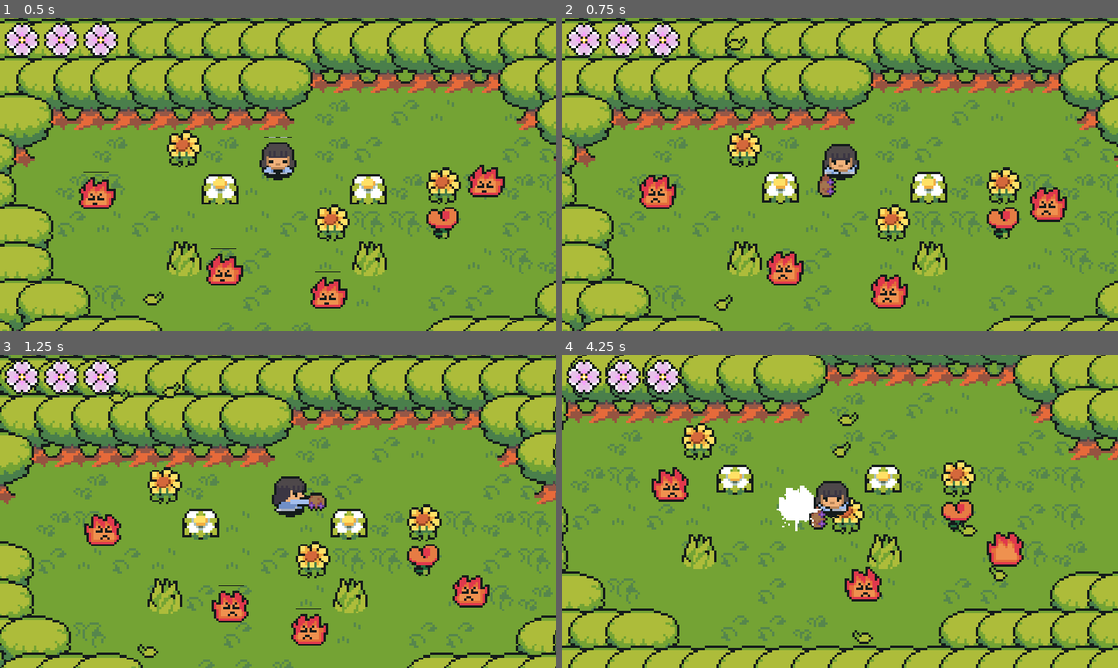
Above: before the commit, frames 1-4 (two rows, left to right).
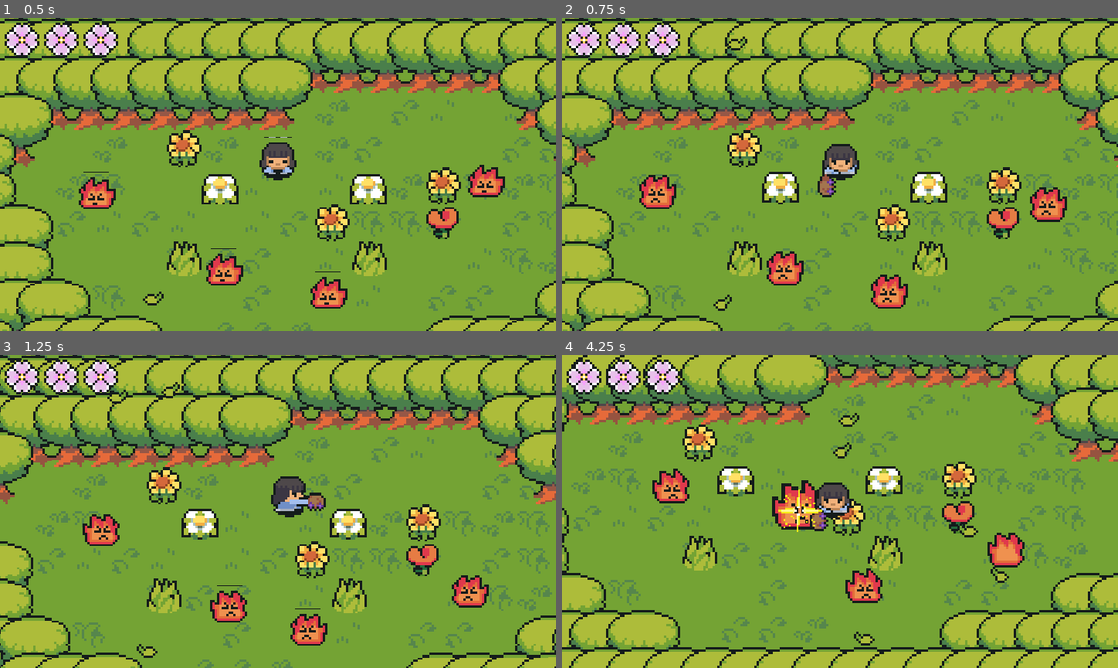
Above: after the commit, the same moments.

Repository: gynura/to_you
Game: Godot game, scene res://scenes/maps/world.tscn
Two runs of this game, one before a commit and one after it. Both use one fixed random seed, a clock stepped at 60 frames per second and the inputs below.
Inputs:
- Up to frame 1 (0.5 s): no input
- Up to frame 2 (0.75 s): hold D (ui_right) from 0.53 s (still down); hold J (attack_button) from 0.53 s (still down)
- Up to frame 3 (1.25 s): keep holding D (ui_right); keep holding J (attack_button)
- Up to frame 4 (4.25 s): release D (ui_right) at 1.28 s; release J (attack_button) at 1.28 s; hold S (ui_down) 1.28-2.03 s; tap E (interact_button) at 1.35, 2.85 s; hold D (ui_right) 2.03-2.78 s; hold J (attack_button) 2.03-2.78 s; hold W (ui_up) 2.78-3.53 s; hold A (ui_left) from 3.53 s (still down); hold J (attack_button) from 3.53 s (still down)

Frame 1 is identical in both runs. In frame 2, 0.2% of the frame differs, in the area x 0-100%, y 20-97%; in frame 3, 6.3%; in frame 4, 16%, in the area x 0-100%, y 0-100%.

Commit message:
juicy camera shake for hits

Diff:
--- a/scenes/UI/GUI.gd
+++ b/scenes/UI/GUI.gd
@@ -6,6 +6,5 @@
 	$HealthContainer.setMaxFlowers(player.MAX_HEALTH/4)
 	$HealthContainer.updateFlowers(player.currentHealth)
 
-
 func _on_player_health_change():
 	$HealthContainer.updateFlowers(player.currentHealth)
--- a/scenes/enemies/flame_enemy.gd
+++ b/scenes/enemies/flame_enemy.gd
@@ -8,6 +8,7 @@
 @export var endPoint: Marker2D
 var animationDirection
 var limitBeforeChangingDirection = 0.5
+var currentHealth = 3
 # Definition of the behaviour types of this enemy
 enum{
 	MOVE_FREELY,
@@ -115,11 +116,15 @@
 
 func hittedEnemy():
 	tween = create_tween()
-	tween.tween_property(self,"modulate",Color(50,50,50),0.1)
-	tween.tween_property(self,"modulate",Color.WHITE,0.1)
-
+	tween.set_ease(tween.EASE_OUT)
+	tween.set_trans(Tween.TRANS_CIRC)
+	tween.tween_property($AnimatedSprite2D,"scale",Vector2(1.5,1.5),0.1)
+	tween.tween_property($AnimatedSprite2D,"scale",Vector2.ONE,0.1)
+	tween.tween_property($AnimatedSprite2D,"modulate",Color(50,50,50),0.1)
+	tween.tween_property($AnimatedSprite2D,"modulate",Color.WHITE,0.1)
 
 func playerHit():
-	# TODO subtract enemy's HP
 	hittedEnemy()
 	$HitFx.emitting = true
+	currentHealth -= 1
+	# TODO death animation/vanishing effect
--- a/scenes/player.gd
+++ b/scenes/player.gd
@@ -116,8 +116,8 @@
 func _on_weapon_attack_end():
 	blockMovement = false
 
-func _on_weapon_hit_enemy():
-	emit_signal("hurt_enemy")
-
 func _on_weapon_next_attack():
 	canAttack = true
+
+func _on_weapon_enemy_hit():
+	emit_signal("hurt_enemy")
--- a/scenes/player.tscn
+++ b/scenes/player.tscn
@@ -1,8 +1,9 @@
-[gd_scene load_steps=23 format=3 uid="uid://c6p6x8iafg34y"]
+[gd_scene load_steps=24 format=3 uid="uid://c6p6x8iafg34y"]
 
 [ext_resource type="Texture2D" uid="uid://diq5eoc6cw8ua" path="res://assets/sprites/characters/heroine.png" id="1_js555"]
 [ext_resource type="Script" path="res://scenes/player.gd" id="1_tmc20"]
 [ext_resource type="Texture2D" uid="uid://8yxjss2chffo" path="res://assets/sprites/characters/Shadow.png" id="2_20v04"]
+[ext_resource type="Script" path="res://scenes/screenShakeCamera.gd" id="3_o8il7"]
 [ext_resource type="PackedScene" uid="uid://0ocf08du6ep5" path="res://scenes/weapon.tscn" id="4_8lupc"]
 
 [sub_resource type="Animation" id="Animation_cp6nb"]
@@ -306,6 +307,9 @@
 
 [node name="Camera2D" type="Camera2D" parent="."]
 position_smoothing_enabled = true
+script = ExtResource("3_o8il7")
+
+[node name="ScreenShakeTimer" type="Timer" parent="Camera2D"]
 
 [node name="Shadow" type="Sprite2D" parent="."]
 z_index = -1
@@ -340,11 +344,13 @@
 [connection signal="attack" from="." to="Weapon" method="_on_player_attack"]
 [connection signal="attack_position_changed" from="." to="Weapon" method="_on_player_attack_position_changed"]
 [connection signal="end_attack" from="." to="Weapon" method="_on_player_end_attack"]
+[connection signal="hurt_enemy" from="." to="Camera2D" method="_on_player_hurt_enemy"]
+[connection signal="timeout" from="Camera2D/ScreenShakeTimer" to="Camera2D" method="_on_screen_shake_timer_timeout"]
 [connection signal="timeout" from="ActionAnimations" to="." method="_on_timer_timeout"]
 [connection signal="timeout" from="ActionAnimations" to="." method="_on_action_animations_timeout"]
 [connection signal="area_entered" from="HurtBox" to="." method="_on_hurt_box_area_entered"]
 [connection signal="area_exited" from="HurtBox" to="." method="_on_hurt_box_area_exited"]
 [connection signal="timeout" from="HurtTimer" to="." method="_on_hurt_timer_timeout"]
 [connection signal="attack_end" from="Weapon" to="." method="_on_weapon_attack_end"]
-[connection signal="hit_enemy" from="Weapon" to="." method="_on_weapon_hit_enemy"]
+[connection signal="enemy_hit" from="Weapon" to="." method="_on_weapon_enemy_hit"]
 [connection signal="next_attack" from="Weapon" to="." method="_on_weapon_next_attack"]
--- /dev/null
+++ b/scenes/screenShakeCamera.gd
@@ -0,0 +1,30 @@
+extends Camera2D
+
+# ScreenShake variables
+var shake_amount: float = 0
+@onready var default_offset: Vector2 = offset
+var pos_x: int
+var pos_y: int
+
+# Called when the node enters the scene tree for the first time.
+func _ready():
+	set_process(true)
+	randomize()
+
+func _process(delta):
+	offset = Vector2(randf_range(-1, 1) * shake_amount, randf_range(-1, 1) * shake_amount)
+
+func shakeCamera(time: float, amount: float):
+	print_debug("zanahoria")
+	$ScreenShakeTimer.wait_time = time
+	shake_amount = amount
+	set_process(true)
+	$ScreenShakeTimer.start()
+
+func _on_screen_shake_timer_timeout():
+	set_process(false)
+	Tween.new().interpolate_value(self, "offset", 1, 1, Tween.TRANS_LINEAR, Tween.EASE_IN)
+
+func _on_player_hurt_enemy():
+	print_debug("pistacho")
+	shakeCamera(0.3, 0.65)
--- a/scenes/weapon.gd
+++ b/scenes/weapon.gd
@@ -2,7 +2,7 @@
 
 signal attack_end
 signal next_attack
-signal hit_enemy
+signal enemy_hit
 
 var animationDirection
 var direction = 0
@@ -87,3 +87,7 @@
 
 func _on_next_attack_timer_timeout():
 	emit_signal("next_attack")
+
+
+func _on_hit_box_enemy_hurt():
+	emit_signal("enemy_hit")
--- a/scenes/weapon.tscn
+++ b/scenes/weapon.tscn
@@ -27,4 +27,5 @@
 one_shot = true
 
 [connection signal="area_entered" from="HitBox" to="HitBox" method="_on_area_entered"]
+[connection signal="enemy_hurt" from="HitBox" to="." method="_on_hit_box_enemy_hurt"]
 [connection signal="timeout" from="NextAttackTimer" to="." method="_on_next_attack_timer_timeout"]
--- a/scenes/weaponHitBox.gd
+++ b/scenes/weaponHitBox.gd
@@ -1,5 +1,8 @@
 extends Area2D
+
+signal enemy_hurt
 
 func _on_area_entered(area):
 	if area.name == "EnemyHitBox":
+		emit_signal("enemy_hurt")
 		area.owner.playerHit()
